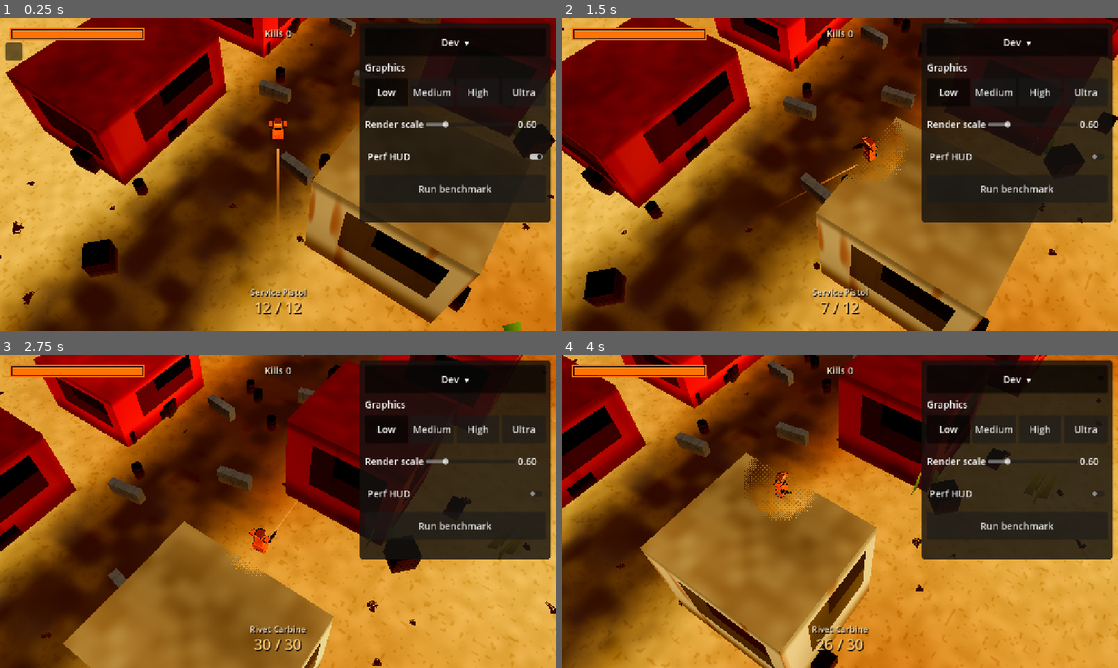
Above: before the commit, frames 1-4 (two rows, left to right).
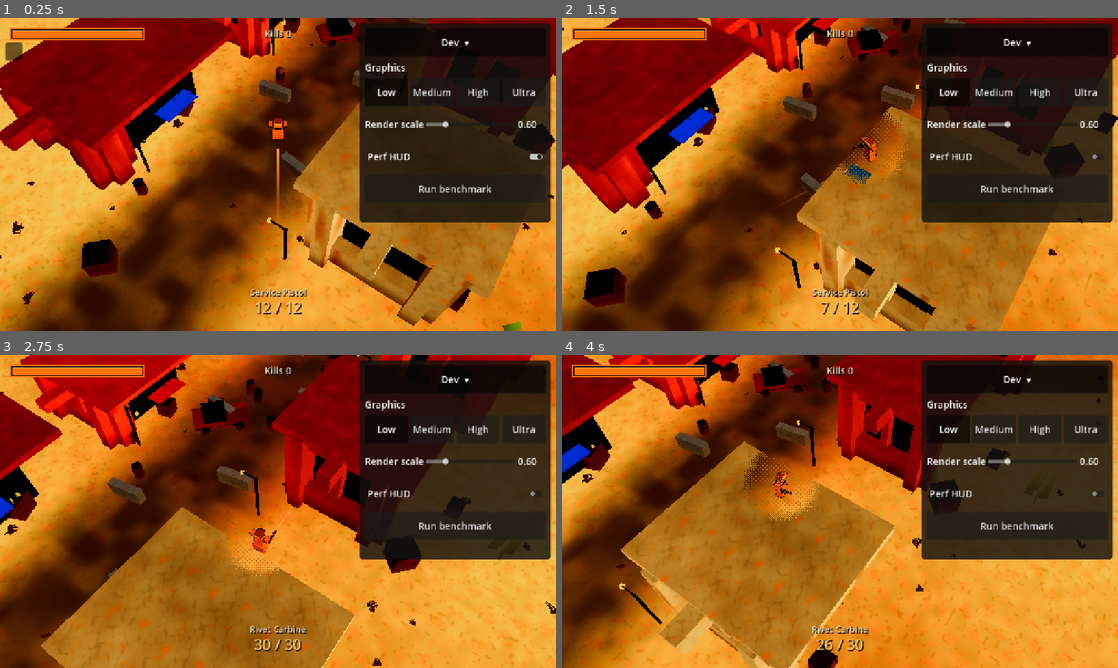
Above: after the commit, the same moments.

Repository: jimmylovnjames/fallout-shooter
Game: Godot game, scene res://src/main/main.tscn
Same seed, same stepped clock (60 frames per second), same inputs: the game is played once before the commit and once after it.
Inputs (mouse positions are in pixels of both pictures, inside the frame that each line leads up to):
- Up to frame 1 (0.25 s): no input
- Up to frame 2 (1.5 s): tap Enter at 0.5 s; move the mouse to (962, 158) at 0.52 s; press the mouse at (962, 158) at 0.53 s; hold D (move_right) 0.53-1.25 s; release the mouse at (962, 158) at 1.25 s; drag from (728, 190) to (812, 237) at 1.27 s
- Up to frame 3 (2.75 s): move the mouse to (333, 442) at 2.02 s; hold D (move_right) from 2.03 s (still down); hold Q (swap_weapon) from 2.03 s (still down)
- Up to frame 4 (4 s): release D (move_right) at 2.75 s; release Q (swap_weapon) at 2.75 s; drag from (812, 574) to (673, 464) at 2.77 s; move the mouse to (1006, 558) at 3.52 s; hold A (move_left) from 3.53 s (still down); tap Alt at 3.6 s

The runs differ from the first frame. In frame 1, 26% of the frame differs, in the area x 0-100%, y 0-100%; in frame 2, 27%; in frame 3, 24%; in frame 4, 27%.

Commit message:
Paint ruin shells, street props, and tiled surfaces.
Buildings are hollow frames with dark interiors, plaster, awnings, and lamps. Ground, wood, and rust pick up original tiles without adding a draw per prop. combat_p1 stays at 53 draws.

Co-authored-by: jimmylovnjames <jimmylovnjames@users.noreply.github.com>

Diff:
--- a/src/actors/actor_meshes.gd
+++ b/src/actors/actor_meshes.gd
@@ -16,9 +16,10 @@
 		_box(Vector3(0.4, 0.08, 0.34), Vector3(0, 1.22, -0.02), Color(0.1, 0.09, 0.08, 0)),
 		_box(Vector3(0.14, 0.16, 0.2), Vector3(-0.14, 0.1, 0.02), Color(0.08, 0.07, 0.06, 0)),
 		_box(Vector3(0.14, 0.16, 0.2), Vector3(0.14, 0.1, 0.02), Color(0.08, 0.07, 0.06, 0)),
-		_box(Vector3(0.09, 0.11, 0.42), Vector3(0.42, 1.08, -0.42), Color(0.18, 0.07, 0.03, 0)),
-		_box(Vector3(0.05, 0.05, 0.28), Vector3(0.42, 1.12, -0.72), Color(0.28, 0.12, 0.04, 0)),
-		_box(Vector3(0.08, 0.16, 0.09), Vector3(0.42, 0.94, -0.26), Color(0.14, 0.06, 0.03, 0)),
+		_box(Vector3(0.1, 0.12, 0.28), Vector3(0.4, 1.06, -0.32), Color(0.16, 0.06, 0.03, 0)),
+		_cyl(0.035, 0.42, Vector3(0.4, 1.1, -0.62), Color(0.32, 0.14, 0.05, 0)),
+		_box(Vector3(0.07, 0.14, 0.08), Vector3(0.4, 0.96, -0.28), Color(0.1, 0.04, 0.02, 0)),
+		_box(Vector3(0.08, 0.16, 0.1), Vector3(0.4, 0.92, -0.2), Color(0.14, 0.06, 0.03, 0)),
 	]
 	return MeshMerge.merge(parts)
 
@@ -31,7 +32,8 @@
 		_box(Vector3(0.2, 0.06, 0.06), Vector3(0, 1.5, -0.24), Color(0.15, 0.82, 0.95, 0)),
 		_box(Vector3(0.5, 0.46, 0.3), Vector3(0, 1.12, 0.32), Color(0.45, 0.5, 0.52, 1)),
 		_box(Vector3(0.1, 0.34, 0.22), Vector3(-0.32, 1.28, 0.02), Color(0.55, 0.32, 0.12, 0)),
-		_box(Vector3(0.08, 0.08, 1.15), Vector3(0.02, 1.02, -0.62), Color(0.14, 0.13, 0.12, 0)),
+		_cyl(0.045, 1.05, Vector3(0.02, 1.04, -0.62), Color(0.12, 0.11, 0.1, 0)),
+		_box(Vector3(0.1, 0.12, 0.22), Vector3(0.02, 0.98, -0.16), Color(0.22, 0.16, 0.1, 0)),
 	]
 	return MeshMerge.merge(parts)
 
@@ -42,6 +44,17 @@
 	return {"mesh": mesh, "transform": Transform3D(Basis(), pos), "color": color}
 
 
+static func _cyl(radius: float, length: float, pos: Vector3, color: Color) -> Dictionary:
+	var mesh := CylinderMesh.new()
+	mesh.top_radius = radius
+	mesh.bottom_radius = radius
+	mesh.height = length
+	mesh.radial_segments = 6
+	# Cylinder points along +Y. Roll it so the barrel points down the aim axis (-Z).
+	var basis := Basis(Vector3.RIGHT, -PI * 0.5)
+	return {"mesh": mesh, "transform": Transform3D(basis, pos), "color": color}
+
+
 static func _sphere(radius: float, pos: Vector3, color: Color) -> Dictionary:
 	var mesh := SphereMesh.new()
 	mesh.radius = radius
--- a/src/actors/mesh_merge.gd
+++ b/src/actors/mesh_merge.gd
@@ -16,6 +16,9 @@
 		var arrays: Array = (part["mesh"] as PrimitiveMesh).get_mesh_arrays()
 		var xf: Transform3D = part["transform"]
 		var c: Color = part["color"]
+		var tag := -1.0
+		if part.has("tag"):
+			tag = float(part["tag"])
 		var base := verts.size()
 		var pv: PackedVector3Array = arrays[Mesh.ARRAY_VERTEX]
 		var pn: PackedVector3Array = arrays[Mesh.ARRAY_NORMAL]
@@ -24,7 +27,10 @@
 			verts.append(xf * pv[i])
 			normals.append((xf.basis * pn[i]).normalized())
 			colors.append(c)
-			uvs.append(puv[i] if i < puv.size() else Vector2.ZERO)
+			if tag >= 0.0:
+				uvs.append(Vector2(tag, 0.0))
+			else:
+				uvs.append(puv[i] if i < puv.size() else Vector2.ZERO)
 		var pi: PackedInt32Array = arrays[Mesh.ARRAY_INDEX]
 		for idx in pi:
 			indices.append(base + idx)
--- /dev/null
+++ b/src/shaders/emissive.gdshader
@@ -0,0 +1,9 @@
+// Unshaded lamp heads. One material, no shadow, so a street of bulbs stays a single draw.
+shader_type spatial;
+render_mode unshaded, cull_back, shadows_disabled;
+
+uniform vec3 color : source_color = vec3(1.0, 0.45, 0.08);
+
+void fragment() {
+	ALBEDO = color * 1.6;
+}
--- a/src/shaders/ground.gdshader
+++ b/src/shaders/ground.gdshader
@@ -9,6 +9,7 @@
 uniform vec3 asphalt : source_color = vec3(0.06, 0.07, 0.1);
 uniform float road_half_width = 3.05;
 uniform float road_half_length = 46.0;
+uniform sampler2D sand_tex : source_color, repeat_enable, filter_linear_mipmap;
 
 varying vec3 world_pos;
 varying float road_mask;
@@ -34,6 +35,8 @@
 	sand = mix(sand, sand * vec3(0.7, 0.64, 0.56), pebble * 0.4);
 	float grit = noise2(world_pos.xz * 1.8);
 	sand *= mix(0.9, 1.06, grit);
+	vec3 sand_sample = texture(sand_tex, world_pos.xz * 0.14).rgb;
+	sand = detail_modulate(sand, sand_sample, 0.4);
 
 	vec3 tar = asphalt * mix(0.85, 1.15, noise2(world_pos.xz * 0.7));
 	float crack = smoothstep(0.78, 0.96, noise2(world_pos.xz * 1.15 + vec2(4.0, 1.0)));
--- a/src/shaders/world_occluder.gdshader
+++ b/src/shaders/world_occluder.gdshader
@@ -1,7 +1,7 @@
 // Material for tall world geometry (buildings, walls). Fragments that sit between the camera and
 // the player, inside a screen-space circle around the player, are dithered away so the player is
-// never hidden (DESIGN §4.3 CameraRig cut-away). Facade detail (courses, windows, base dirt) is
-// procedural so a scaled box reads as a ruined shell. Globals are written by CameraRig.
+// never hidden (DESIGN §4.3 CameraRig cut-away). The shell mesh tags glass and interior floor
+// in UV.x; walls take the instance tint plus a plaster tile. Globals are written by CameraRig.
 shader_type spatial;
 #include "res://src/shaders/noise.gdshaderinc"
 render_mode cull_back, diffuse_burley, specular_schlick_ggx;
@@ -12,18 +12,20 @@
 global uniform float wetness;
 
 instance uniform vec4 tint : source_color = vec4(1.0, 1.0, 1.0, 1.0);
+uniform sampler2D plaster_tex : source_color, repeat_enable, filter_linear_mipmap;
+
+varying vec3 local_normal;
+varying vec3 world_pos;
+varying float part_tag;
 
 const float BAYER[16] = float[](
 		0.0, 8.0, 2.0, 10.0, 12.0, 4.0, 14.0, 6.0, 3.0, 11.0, 1.0, 9.0, 15.0, 7.0, 13.0, 5.0);
 
-varying vec3 local_pos;
-varying vec3 local_normal;
-varying vec3 world_pos;
-
 void vertex() {
-	local_pos = VERTEX;
 	local_normal = NORMAL;
 	world_pos = (MODEL_MATRIX * vec4(VERTEX, 1.0)).xyz;
+	// UV.x tags the shell part: 0 glass, 1 wall, 2 interior floor.
+	part_tag = UV.x;
 }
 
 void fragment() {
@@ -39,81 +41,56 @@
 		}
 	}
 
-	vec3 scale = vec3(length(MODEL_MATRIX[0].xyz), length(MODEL_MATRIX[1].xyz), length(MODEL_MATRIX[2].xyz));
 	vec3 n = normalize(local_normal);
-	vec3 col = tint.rgb * srgb_approx(COLOR.rgb);
-	float rough = 0.9;
-	float metal = 0.0;
-	vec3 emission = vec3(0.0);
-	float stain = noise2(world_pos.xz * 0.31 + world_pos.y * 0.17);
-	col *= mix(0.8, 1.08, stain);
+	float fres = pow(1.0 - clamp(dot(normalize(NORMAL), normalize(VIEW)), 0.0, 1.0), 2.2);
+	// Glass panes are tagged in UV so they stay dark even when the instance tint is vivid.
+	if (part_tag < 0.25) {
+		vec3 glass_col = mix(vec3(0.012, 0.016, 0.024), vec3(0.42, 0.26, 0.12), fres * 0.16);
+		ALBEDO = glass_col;
+		ROUGHNESS = 0.08;
+		METALLIC = 0.35;
+		SPECULAR = 0.45;
+		EMISSION = vec3(0.12, 0.06, 0.02) * fres;
+		AO = 1.0;
+	} else if (part_tag > 1.5) {
+		ALBEDO = vec3(0.045, 0.04, 0.035);
+		ROUGHNESS = 0.95;
+		METALLIC = 0.0;
+		SPECULAR = 0.1;
+		EMISSION = vec3(0.0);
+		AO = 0.7;
+	} else {
+		vec3 col = tint.rgb * srgb_approx(COLOR.rgb);
+		float rough = 0.9;
+		float metal = 0.0;
+		vec3 emission = vec3(0.0);
+		vec2 plaster_uv = abs(n.y) > 0.6 ? world_pos.xz : (abs(n.x) > 0.5 ? world_pos.zy : world_pos.xy);
+		col = detail_modulate(col, texture(plaster_tex, plaster_uv * 0.42).rgb, 0.82);
+		float stain = noise2(world_pos.xz * 0.31 + world_pos.y * 0.17);
+		col *= mix(0.84, 1.06, stain);
 
-	if (n.y > 0.65) {
-		col *= vec3(0.72, 0.66, 0.58);
-		float grit = noise2(world_pos.xz * 1.6);
-		col = mix(col, col * vec3(0.72, 0.64, 0.55), grit * 0.65);
-		rough = 0.96;
-	} else {
-		vec2 face_uv;
-		vec2 face_m;
-		bool street = (world_pos.x > 0.0 && n.x < -0.5) || (world_pos.x < 0.0 && n.x > 0.5);
-		if (abs(n.x) > 0.5) {
-			face_uv = vec2(-sign(n.x) * local_pos.z, local_pos.y) + 0.5;
-			face_m = vec2(scale.z, scale.y);
+		if (n.y > 0.65) {
+			col *= vec3(0.78, 0.72, 0.64);
+			float grit = noise2(world_pos.xz * 1.6);
+			col = mix(col, col * vec3(0.72, 0.64, 0.55), grit * 0.55);
+			rough = 0.96;
 		} else {
-			face_uv = vec2(sign(n.z) * local_pos.x, local_pos.y) + 0.5;
-			face_m = vec2(scale.x, scale.y);
+			float dirt = smoothstep(1.4, 0.05, world_pos.y);
+			col = mix(col, col * vec3(0.48, 0.36, 0.26), dirt * 0.75);
+			float warmth = clamp((col.r - col.b) * 3.0, 0.0, 1.0);
+			float streak = smoothstep(0.7, 0.92, noise2(vec2(world_pos.x * 1.8 + world_pos.z, world_pos.y * 0.28)));
+			col = mix(col, col * vec3(0.65, 0.32, 0.16), streak * warmth * 0.55);
 		}
-		float dirt = smoothstep(0.32, 0.02, face_uv.y);
-		col = mix(col, col * vec3(0.48, 0.36, 0.26), dirt * 0.8);
-		float cornice = smoothstep(0.88, 0.97, face_uv.y);
-		col *= mix(1.0, 0.68, cornice);
-		float course = smoothstep(0.47, 0.5, abs(fract(face_uv.y * max(face_m.y, 1.0) * 0.85) - 0.5));
-		col *= 1.0 - course * 0.12;
 
-		vec2 meters = face_uv * face_m;
-		vec2 cell = fract(meters * vec2(0.58, 0.52));
-		vec2 cell_id = floor(meters * vec2(0.58, 0.52));
-		float in_margin = step(0.12, face_uv.x) * step(face_uv.x, 0.88) * step(0.18, face_uv.y) * step(face_uv.y, 0.86);
-		float frame = step(0.14, cell.x) * step(cell.x, 0.86) * step(0.18, cell.y) * step(cell.y, 0.82);
-		float pane = step(0.26, cell.x) * step(cell.x, 0.74) * step(0.32, cell.y) * step(cell.y, 0.7);
-		if (in_margin * frame > 0.5 && pane < 0.5) {
-			col *= vec3(0.42, 0.38, 0.34);
-			rough = 0.7;
-		}
-		if (in_margin * pane > 0.5) {
-			float boarded = step(0.68, hash12(cell_id));
-			if (boarded > 0.5) {
-				col *= vec3(0.42, 0.32, 0.22);
-				rough = 0.82;
-			} else {
-				vec3 glass = vec3(0.045, 0.055, 0.07);
-				float occupied = step(0.62, hash12(cell_id + vec2(3.1, 1.7)));
-				vec3 interior = vec3(0.42, 0.2, 0.08) * occupied;
-				float fres = pow(1.0 - clamp(dot(normalize(NORMAL), normalize(VIEW)), 0.0, 1.0), 2.2);
-				col = mix(glass + interior * 0.35, vec3(0.72, 0.58, 0.44), fres * 0.5);
-				metal = 0.25;
-				rough = 0.16;
-				emission = interior * 0.45;
-			}
-		}
-		if (street) {
-			float door = step(abs(face_uv.x - 0.5), 0.09) * step(face_uv.y, 0.2);
-			col = mix(col, col * vec3(0.18, 0.14, 0.12), door);
-		}
-		float warmth = clamp((col.r - col.b) * 3.0, 0.0, 1.0);
-		float streak = smoothstep(0.7, 0.92, noise2(vec2(world_pos.x * 1.8 + world_pos.z, world_pos.y * 0.28)));
-		col = mix(col, col * vec3(0.65, 0.32, 0.16), streak * warmth * 0.55);
+		col = mix(col, col * vec3(0.6, 0.55, 0.5), wetness * 0.35);
+		rough = mix(rough, 0.25, wetness);
+		float rim = pow(1.0 - clamp(dot(n, normalize(VIEW)), 0.0, 1.0), 3.2);
+		float contact = smoothstep(1.6, 0.0, world_pos.y);
+		ALBEDO = col;
+		ROUGHNESS = rough;
+		METALLIC = metal;
+		SPECULAR = 0.3;
+		EMISSION = emission + rim * vec3(1.0, 0.78, 0.55) * 0.03;
+		AO = mix(1.0, 0.55, contact * 0.85);
 	}
-
-	col = mix(col, col * vec3(0.6, 0.55, 0.5), wetness * 0.35);
-	rough = mix(rough, 0.25, wetness);
-	float rim = pow(1.0 - clamp(dot(normalize(NORMAL), normalize(VIEW)), 0.0, 1.0), 3.2);
-	float contact = smoothstep(1.6, 0.0, world_pos.y);
-	ALBEDO = col;
-	ROUGHNESS = rough;
-	METALLIC = metal;
-	SPECULAR = 0.3;
-	EMISSION = emission + rim * vec3(1.0, 0.78, 0.55) * 0.03;
-	AO = mix(1.0, 0.55, contact * 0.85);
 }
--- a/src/shaders/world_surface.gdshader
+++ b/src/shaders/world_surface.gdshader
@@ -18,6 +18,8 @@
 // 0 concrete, 1 rust, 2 sand, 3 wood, 4 paint, 5 dark metal, 7 rock, 8 bark.
 uniform int style = 0;
 uniform float deform_amt : hint_range(0.0, 1.0) = 0.0;
+uniform sampler2D rust_tex : source_color, repeat_enable, filter_linear_mipmap;
+uniform sampler2D wood_tex : source_color, repeat_enable, filter_linear_mipmap;
 
 varying vec3 local_pos;
 varying vec3 world_pos;
@@ -50,6 +52,8 @@
 	col *= mix(0.84, 1.08, macro);
 
 	if (style_id == 1) {
+		vec3 rust_sample = texture(rust_tex, world_pos.xz * 0.85 + vec2(world_pos.y, 0.0)).rgb;
+		col = detail_modulate(col, rust_sample, 0.72);
 		rough = 0.58;
 		metal = 0.42;
 		float bands = abs(fract(local_pos.y * 3.2) - 0.5);
@@ -60,6 +64,8 @@
 		float streak = noise2(vec2(atan(local_pos.x, local_pos.z) * 1.4, world_pos.y * 1.6));
 		col = mix(col, col * vec3(0.62, 0.32, 0.14), smoothstep(0.62, 0.9, streak) * 0.65);
 	} else if (style_id == 3) {
+		vec3 wood_sample = texture(wood_tex, local_pos.xz * 0.9 + vec2(0.0, local_pos.y * 1.4)).rgb;
+		col = detail_modulate(col, wood_sample, 0.66);
 		rough = 0.78;
 		metal = 0.0;
 		float seam = abs(fract(local_pos.y * 4.0) - 0.5);
--- a/src/world/greybox/greybox_kit.gd
+++ b/src/world/greybox/greybox_kit.gd
@@ -17,6 +17,11 @@
 const OCCLUDER_SHADER := preload("res://src/shaders/world_occluder.gdshader")
 const SURFACE_SHADER := preload("res://src/shaders/world_surface.gdshader")
 const GROUND_SHADER := preload("res://src/shaders/ground.gdshader")
+const EMISSIVE_SHADER := preload("res://src/shaders/emissive.gdshader")
+const SAND_TEX: Texture2D = preload("res://assets/textures/sand.png")
+const PLASTER_TEX: Texture2D = preload("res://assets/textures/plaster.png")
+const RUST_TEX: Texture2D = preload("res://assets/textures/rust.png")
+const WOOD_TEX: Texture2D = preload("res://assets/textures/wood.png")
 ## world_surface.gdshader style ids that are not a Palette entry.
 const STYLE_ROCK := 7
 const STYLE_BARK := 8
@@ -44,7 +49,7 @@
 static var _styled: Dictionary[String, ShaderMaterial] = {}
 static var _ground_mat: ShaderMaterial
 static var _occluder_material: ShaderMaterial
-static var _unit_box: BoxMesh
+static var _shell_mesh: ArrayMesh
 static var _rock_mesh: ArrayMesh
 
 
@@ -175,6 +180,8 @@
 		_batch_material.set_shader_parameter(&"metallic_amt", 0.0)
 		_batch_material.set_shader_parameter(&"style", 0)
 		_batch_material.set_shader_parameter(&"deform_amt", 0.0)
+		_batch_material.set_shader_parameter(&"rust_tex", RUST_TEX)
+		_batch_material.set_shader_parameter(&"wood_tex", WOOD_TEX)
 	return _batch_material
 
 
@@ -182,6 +189,7 @@
 	if _occluder_material == null:
 		_occluder_material = ShaderMaterial.new()
 		_occluder_material.shader = OCCLUDER_SHADER
+		_occluder_material.set_shader_parameter(&"plaster_tex", PLASTER_TEX)
 	return _occluder_material
 
 
@@ -209,7 +217,7 @@
 	var mm := MultiMesh.new()
 	mm.transform_format = MultiMesh.TRANSFORM_3D
 	mm.use_colors = true
-	mm.mesh = _unit_box_mesh()
+	mm.mesh = _ruin_shell()
 	mm.instance_count = transforms.size()
 	for i in transforms.size():
 		mm.set_instance_transform(i, transforms[i])
@@ -238,7 +246,7 @@
 	body.position = pos + Vector3(0, size.y * 0.5, 0)
 	body.add_child(box_shape(size, Transform3D()))
 	var mi := MeshInstance3D.new()
-	mi.mesh = _unit_box_mesh()
+	mi.mesh = _ruin_shell()
 	mi.scale = size
 	mi.material_override = occluder_material()
 	mi.set_instance_shader_parameter(&"tint", tint)
@@ -260,14 +268,32 @@
 	if _ground_mat == null:
 		_ground_mat = ShaderMaterial.new()
 		_ground_mat.shader = GROUND_SHADER
+		_ground_mat.set_shader_parameter(&"sand_tex", SAND_TEX)
 	return _ground_mat
 
 
-static func _unit_box_mesh() -> BoxMesh:
-	if _unit_box == null:
-		_unit_box = BoxMesh.new()
-		_unit_box.size = Vector3.ONE
-	return _unit_box
+## One unshaded MultiMesh for lamp bulbs. No shadow.
+static func batch_emissive(mesh: Mesh, transforms: Array[Transform3D], color: Color) -> MultiMeshInstance3D:
+	var mm := MultiMesh.new()
+	mm.transform_format = MultiMesh.TRANSFORM_3D
+	mm.mesh = mesh
+	mm.instance_count = transforms.size()
+	for i in transforms.size():
+		mm.set_instance_transform(i, transforms[i])
+	var mat := ShaderMaterial.new()
+	mat.shader = EMISSIVE_SHADER
+	mat.set_shader_parameter(&"color", color)
+	var mmi := MultiMeshInstance3D.new()
+	mmi.multimesh = mm
+	mmi.material_override = mat
+	mmi.cast_shadow = GeometryInstance3D.SHADOW_CASTING_SETTING_OFF
+	return mmi
+
+
+static func _ruin_shell() -> ArrayMesh:
+	if _shell_mesh == null:
+		_shell_mesh = PropMeshes.building_shell()
+	return _shell_mesh
 
 
 ## Faceted pebble. Flat normals so per-instance deform reads as a rock, not a blob.
--- a/src/world/greybox/prop_meshes.gd
+++ b/src/world/greybox/prop_meshes.gd
@@ -1,6 +1,11 @@
 class_name PropMeshes
 extends RefCounted
 ## Shared low-poly silhouettes that still batch as one MultiMesh. Not final art.
+
+static var _shell: ArrayMesh
+static var _wreck: ArrayMesh
+static var _lamp_post: ArrayMesh
+static var _lamp_bulb: ArrayMesh
 
 
 static func dead_tree() -> ArrayMesh:
@@ -26,6 +31,31 @@
 	return MeshMerge.merge(parts)
 
 
+## Unit building (1×1×1, centered). UV tag: 0 glass, 1 wall, 2 interior floor.
+static func building_shell() -> ArrayMesh:
+	if _shell == null:
+		_shell = _build_shell()
+	return _shell
+
+
+static func wreck() -> ArrayMesh:
+	if _wreck == null:
+		_wreck = _build_wreck()
+	return _wreck
+
+
+static func lamp_post() -> ArrayMesh:
+	if _lamp_post == null:
+		_lamp_post = _build_lamp_post()
+	return _lamp_post
+
+
+static func lamp_bulb() -> ArrayMesh:
+	if _lamp_bulb == null:
+		_lamp_bulb = _build_lamp_bulb()
+	return _lamp_bulb
+
+
 static func scrub_card() -> ArrayMesh:
 	var card := QuadMesh.new()
 	card.size = Vector2(1.9, 2.15)
@@ -37,3 +67,85 @@
 		{"mesh": card, "transform": turned, "color": Color.WHITE},
 	]
 	return MeshMerge.merge(parts)
+
+
+static func _build_shell() -> ArrayMesh:
+	var parts: Array[Dictionary] = []
+	var wall := Color(0.96, 0.94, 0.9, 1)
+	parts.append(_tagged(Vector3(1.16, 0.08, 1.16), Vector3(0, 0.46, 0), Basis.IDENTITY, wall, 1.0))
+	# Solid core so door and window holes read as shadow, not the desert behind the shell.
+	parts.append(_tagged(Vector3(0.66, 0.8, 0.66), Vector3(0, -0.02, 0), Basis.IDENTITY, Color(0.04, 0.03, 0.03), 2.0))
+	_facade(parts, 0.0, false, wall)
+	_facade(parts, PI, false, wall)
+	_facade(parts, PI * 0.5, true, wall)
+	_facade(parts, -PI * 0.5, true, wall)
+	return MeshMerge.merge(parts)
+
+
+static func _facade(parts: Array[Dictionary], yaw: float, door: bool, wall: Color) -> void:
+	var basis := Basis(Vector3.UP, yaw)
+	var z := 0.46
+	var thick := 0.12
+	var pier_w := 0.3 if door else 0.18
+	var pier_x := 0.35 if door else 0.41
+	parts.append(_tagged(Vector3(pier_w, 0.92, thick), Vector3(-pier_x, 0.0, z), basis, wall, 1.0))
+	parts.append(_tagged(Vector3(pier_w, 0.92, thick), Vector3(pier_x, 0.0, z), basis, wall, 1.0))
+	parts.append(_tagged(Vector3(0.7, 0.16, thick), Vector3(0, 0.38, z), basis, wall, 1.0))
+	if door:
+		return
+	parts.append(_tagged(Vector3(0.64, 0.26, thick), Vector3(0, -0.33, z), basis, wall, 1.0))
+	parts.append(_tagged(Vector3(0.07, 0.38, thick), Vector3(0, 0.05, z), basis, wall, 1.0))
+	var glass := Color(0.2, 0.28, 0.36, 1)
+	parts.append(_tagged(Vector3(0.52, 0.38, 0.02), Vector3(0, 0.05, z - 0.04), basis, glass, 0.0))
+
+
+static func _build_wreck() -> ArrayMesh:
+	var body := BoxMesh.new()
+	body.size = Vector3(1.7, 0.42, 3.5)
+	var cabin := BoxMesh.new()
+	cabin.size = Vector3(1.45, 0.5, 1.45)
+	var wheel := CylinderMesh.new()
+	wheel.top_radius = 0.32
+	wheel.bottom_radius = 0.32
+	wheel.height = 0.24
+	wheel.radial_segments = 7
+	var axle := Basis(Vector3.FORWARD, -PI * 0.5)
+	var parts: Array[Dictionary] = [
+		{"mesh": body, "transform": Transform3D(Basis(), Vector3(0, 0.52, 0)), "color": Color(0.72, 0.4, 0.16)},
+		{"mesh": cabin, "transform": Transform3D(Basis(), Vector3(0, 0.95, -0.4)), "color": Color(0.16, 0.18, 0.22)},
+		{"mesh": wheel, "transform": Transform3D(axle, Vector3(-0.86, 0.32, 1.1)), "color": Color(0.08, 0.08, 0.08)},
+		{"mesh": wheel, "transform": Transform3D(axle, Vector3(0.86, 0.32, 1.1)), "color": Color(0.08, 0.08, 0.08)},
+		{"mesh": wheel, "transform": Transform3D(axle, Vector3(-0.86, 0.32, -1.1)), "color": Color(0.08, 0.08, 0.08)},
+		{"mesh": wheel, "transform": Transform3D(axle, Vector3(0.86, 0.32, -1.1)), "color": Color(0.08, 0.08, 0.08)},
+	]
+	return MeshMerge.merge(parts)
+
+
+static func _build_lamp_post() -> ArrayMesh:
+	var pole := BoxMesh.new()
+	pole.size = Vector3(0.12, 3.15, 0.12)
+	var arm := BoxMesh.new()
+	arm.size = Vector3(0.95, 0.07, 0.07)
+	var parts: Array[Dictionary] = [
+		{"mesh": pole, "transform": Transform3D(Basis(), Vector3(0, 1.58, 0)), "color": Color(0.15, 0.16, 0.18)},
+		{"mesh": arm, "transform": Transform3D(Basis(), Vector3(0.42, 3.08, 0)), "color": Color(0.15, 0.16, 0.18)},
+	]
+	return MeshMerge.merge(parts)
+
+
+static func _build_lamp_bulb() -> ArrayMesh:
+	var bulb := SphereMesh.new()
+	bulb.radius = 0.14
+	bulb.height = 0.28
+	bulb.radial_segments = 6
+	bulb.rings = 2
+	var parts: Array[Dictionary] = [
+		{"mesh": bulb, "transform": Transform3D(Basis(), Vector3(0.86, 3.02, 0)), "color": Color.WHITE},
+	]
+	return MeshMerge.merge(parts)
+
+
+static func _tagged(size: Vector3, pos: Vector3, basis: Basis, color: Color, tag: float) -> Dictionary:
+	var mesh := BoxMesh.new()
+	mesh.size = size
+	return {"mesh": mesh, "transform": Transform3D(basis, pos), "color": color, "tag": tag}
--- a/src/world/proving_grounds/arena_builder.gd
+++ b/src/world/proving_grounds/arena_builder.gd
@@ -8,6 +8,12 @@
 	Color(0.1, 0.11, 0.14),
 	Color(0.9, 0.28, 0.06),
 	Color(0.78, 0.42, 0.1),
+]
+const _AWNING_TONES: Array[Color] = [
+	Color(0.98, 0.78, 0.08),
+	Color(0.05, 0.55, 0.62),
+	Color(0.86, 0.12, 0.1),
+	Color(0.18, 0.32, 0.86),
 ]
 
 
@@ -31,6 +37,8 @@
 	# Building shells along both sides of the road. The road itself is painted on the ground.
 	var shells: Array[Transform3D] = []
 	var shell_colors := PackedColorArray()
+	var awnings: Array[Transform3D] = []
+	var awning_colors := PackedColorArray()
 	for side: int in [-1, 1]:
 		for i in 4:
 			var size := Vector3(rng.randf_range(5, 8), rng.randf_range(3, 7), rng.randf_range(5, 9))
@@ -43,7 +51,13 @@
 			root.add_child(body)
 			shells.append(Transform3D(Basis().scaled(size), body.position))
 			shell_colors.append(_WALL_TONES[(i + (0 if side < 0 else 1)) % _WALL_TONES.size()])
+			var street := -1.0 if pos.x > 0.0 else 1.0
+			var awn_pos := Vector3(pos.x + street * (size.x * 0.5 + 0.48), size.y * 0.62, pos.z)
+			var depth := minf(size.z * 0.38, 2.3)
+			awnings.append(Transform3D(Basis().scaled(Vector3(1.05, 0.04, depth)), awn_pos))
+			awning_colors.append(_AWNING_TONES[(i + (0 if side < 0 else 2)) % _AWNING_TONES.size()])
 	root.add_child(GreyboxKit.batch_occluders(shells, shell_colors))
+	root.add_child(GreyboxKit.batch(BoxMesh.new(), awnings, awning_colors, GreyboxKit.Palette.ACCENT))
 
 	_crates(root, statics, rng)
 	_barrels(root, statics, rng)
@@ -62,6 +76,7 @@
 		)
 	)
 	_horizon(root)
+	_street(root, statics)
 	var haze := HazeField.new()
 	haze.name = "HazeField"
 	root.add_child(haze)
@@ -194,3 +209,37 @@
 		trees.append(Transform3D(basis, Vector3(cos(ang) * radius, 0.0, sin(ang) * radius)))
 		tree_colors.append(Color(0.4, 0.32, 0.22).lerp(Color(0.28, 0.22, 0.16), rng.randf()))
 	root.add_child(GreyboxKit.batch(PropMeshes.dead_tree(), trees, tree_colors, GreyboxKit.STYLE_BARK))
+
+
+## Wrecks and street lamps. Fixed layout so the scattered props above keep their seed.
+static func _street(root: Node3D, statics: StaticBody3D) -> void:
+	var wrecks: Array[Transform3D] = []
+	var wreck_colors := PackedColorArray()
+	var spots: Array[Vector3] = [Vector3(1.5, 0.0, -8.0), Vector3(-1.7, 0.0, 1.5), Vector3(1.2, 0.0, -20.0)]
+	var yaws: Array[float] = [0.35, 2.4, -0.5]
+	for i in spots.size():
+		var basis := Basis(Vector3.UP, yaws[i])
+		wrecks.append(Transform3D(basis, spots[i]))
+		wreck_colors.append(Color(0.85, 0.42, 0.12))
+		statics.add_child(
+			GreyboxKit.box_shape(Vector3(1.8, 1.1, 3.6), Transform3D(basis, spots[i] + Vector3(0, 0.55, 0)))
+		)
+	root.add_child(GreyboxKit.batch(PropMeshes.wreck(), wrecks, wreck_colors, GreyboxKit.Palette.RUST))
+
+	var posts: Array[Transform3D] = []
+	var post_colors := PackedColorArray()
+	for z: float in PackedFloat32Array([-18.0, -6.0, 6.0, 18.0]):
+		for x: float in PackedFloat32Array([-4.6, 4.6]):
+			var yaw := 0.0 if x < 0.0 else PI
+			var xf := Transform3D(Basis(Vector3.UP, yaw), Vector3(x, 0.0, z))
+			posts.append(xf)
+			post_colors.append(Color(0.12, 0.13, 0.15))
+			var lamp := OmniLight3D.new()
+			lamp.light_color = Color(1.0, 0.62, 0.22)
+			lamp.light_energy = 1.6
+			lamp.omni_range = 7.5
+			lamp.shadow_enabled = false
+			lamp.position = xf * Vector3(0.86, 3.02, 0)
+			root.add_child(lamp)
+	root.add_child(GreyboxKit.batch(PropMeshes.lamp_post(), posts, post_colors, GreyboxKit.Palette.DARK))
+	root.add_child(GreyboxKit.batch_emissive(PropMeshes.lamp_bulb(), posts, Color(1.0, 0.48, 0.08)))
Binary file added: assets/textures/plaster.png
Not shown, added: assets/textures/plaster.png.import
Binary file added: assets/textures/rust.png
Not shown, added: assets/textures/rust.png.import
Binary file added: assets/textures/sand.png
Not shown, added: assets/textures/sand.png.import
Binary file added: assets/textures/wood.png
Not shown, added: assets/textures/wood.png.import
Not shown, added: src/shaders/emissive.gdshader.uid
Not shown, changed: src/shaders/noise.gdshaderinc
Not shown, changed: docs/ASSETS.md
